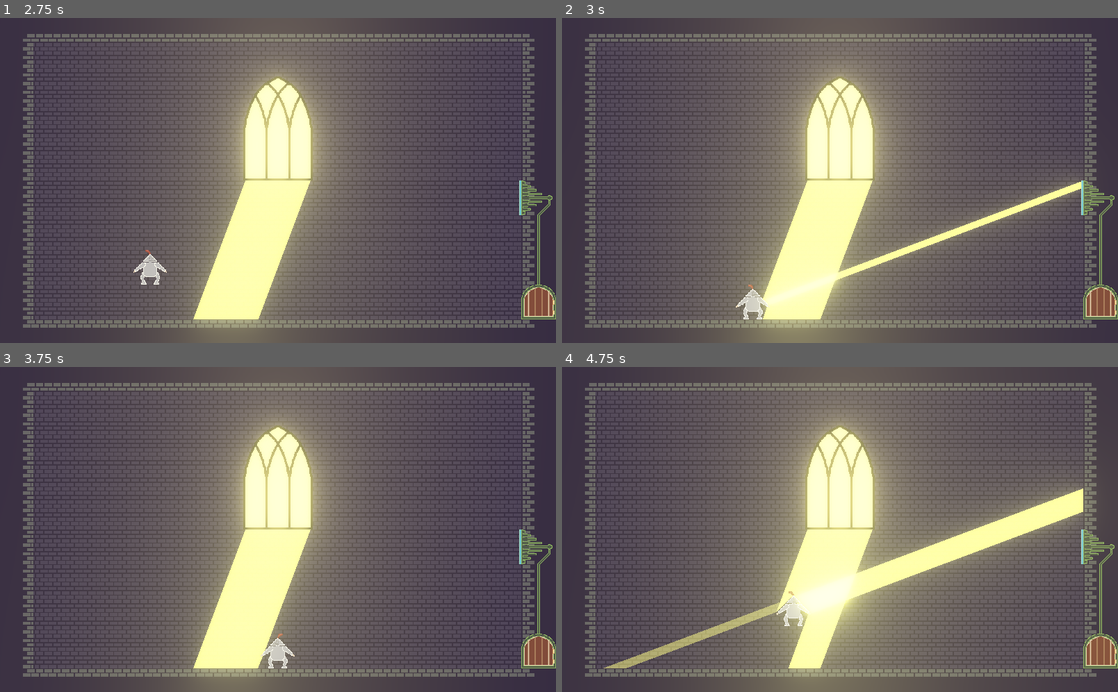
Above: before the commit, frames 1-4 (two rows, left to right).
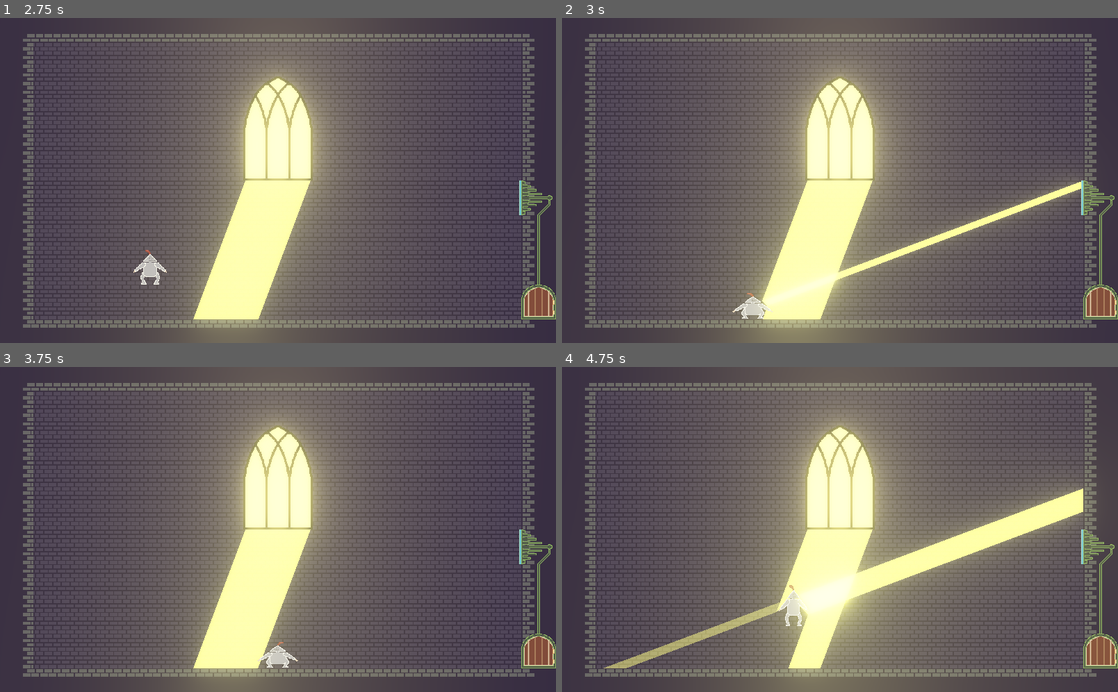
Above: after the commit, the same moments.

Repository: marc-jones/game-off-2022
Game: Godot game, scene res://nodes/scenes/SceneManager.tscn
Same seed, same stepped clock (60 frames per second), same inputs: the game is played once before the commit and once after it.
Inputs (mouse positions are in pixels of both pictures, inside the frame that each line leads up to):
- Up to frame 1 (2.75 s): click "Play" at 0.5 s; click "Play" at 1.25 s; move the mouse to (400, 164) at 2.02 s; hold Right (move_right) from 2.03 s (still down); tap Down (crouch) at 2.1 s; tap Space (jump) at 2.27, 2.3, 2.57 s
- Up to frame 2 (3 s): keep holding Right (move_right); move the mouse to (728, 196) at 2.77 s; tap Space (jump) at 2.85 s
- Up to frame 3 (3.75 s): tap Space (jump) at 3.02, 3.32 s; tap Down (crouch) at 3.05, 3.6 s; move the mouse to (333, 458) at 3.52 s; release Right (move_right) at 3.53 s; hold Left (move_left) from 3.53 s (still down)
- Up to frame 4 (4.75 s): tap Space (jump) at 3.8, 4.52 s; move the mouse to (812, 594) at 4.27 s; release Left (move_left) at 4.28 s; hold Right (move_right) from 4.28 s (still down); tap Down (crouch) at 4.35 s

Frame 1 is identical in both runs. In frame 2, 0.2% of the frame differs, in the area x 30-38%, y 82-93%; in frame 3, 0.2%, in the area x 46-54%, y 82-93%; in frame 4, 0.2%.

Commit message:
Knight animations

Diff:
--- a/nodes/Player.tscn
+++ b/nodes/Player.tscn
@@ -1,10 +1,195 @@
-[gd_scene load_steps=5 format=2]
+[gd_scene load_steps=9 format=2]
 
 [ext_resource path="res://scripts/Player.gd" type="Script" id=1]
 [ext_resource path="res://assets/knight/knight_body.png" type="Texture" id=2]
 [ext_resource path="res://scripts/PlayerMirror.gd" type="Script" id=3]
 [ext_resource path="res://assets/knight/knight_legs.png" type="Texture" id=4]
 
+[sub_resource type="Animation" id=4]
+resource_name = "Jump"
+length = 0.28
+step = 0.02
+tracks/0/type = "value"
+tracks/0/path = NodePath("BodySprite:scale")
+tracks/0/interp = 1
+tracks/0/loop_wrap = true
+tracks/0/imported = false
+tracks/0/enabled = true
+tracks/0/keys = {
+"times": PoolRealArray( 0, 0.1, 0.14, 0.18, 0.28 ),
+"transitions": PoolRealArray( 1, 1, 1, 1, 1 ),
+"update": 0,
+"values": [ Vector2( 1, 1 ), Vector2( 1.2, 0.8 ), Vector2( 1, 1 ), Vector2( 0.8, 1.2 ), Vector2( 1, 1 ) ]
+}
+tracks/1/type = "value"
+tracks/1/path = NodePath("BodySprite:position")
+tracks/1/interp = 1
+tracks/1/loop_wrap = true
+tracks/1/imported = false
+tracks/1/enabled = true
+tracks/1/keys = {
+"times": PoolRealArray( 0, 0.1, 0.14, 0.18, 0.28 ),
+"transitions": PoolRealArray( 1, 1, 1, 1, 1 ),
+"update": 0,
+"values": [ Vector2( 0, 0 ), Vector2( 0, 12 ), Vector2( 0, 0 ), Vector2( 0, -12 ), Vector2( 0, 0 ) ]
+}
+tracks/2/type = "value"
+tracks/2/path = NodePath("LegSprite:scale")
+tracks/2/interp = 1
+tracks/2/loop_wrap = true
+tracks/2/imported = false
+tracks/2/enabled = true
+tracks/2/keys = {
+"times": PoolRealArray( 0, 0.1, 0.14, 0.18, 0.28 ),
+"transitions": PoolRealArray( 1, 1, 1, 1, 1 ),
+"update": 0,
+"values": [ Vector2( 1, 1 ), Vector2( 1.2, 0.8 ), Vector2( 1, 1 ), Vector2( 0.8, 1.2 ), Vector2( 1, 1 ) ]
+}
+tracks/3/type = "value"
+tracks/3/path = NodePath("LegSprite:position")
+tracks/3/interp = 1
+tracks/3/loop_wrap = true
+tracks/3/imported = false
+tracks/3/enabled = true
+tracks/3/keys = {
+"times": PoolRealArray( 0, 0.1, 0.14, 0.18, 0.28 ),
+"transitions": PoolRealArray( 1, 1, 1, 1, 1 ),
+"update": 0,
+"values": [ Vector2( 0, 0 ), Vector2( 0, 6 ), Vector2( 0, 0 ), Vector2( 0, -6 ), Vector2( 0, 0 ) ]
+}
+
+[sub_resource type="Animation" id=5]
+resource_name = "Land"
+length = 0.2
+step = 0.02
+tracks/0/type = "value"
+tracks/0/path = NodePath("BodySprite:scale")
+tracks/0/interp = 1
+tracks/0/loop_wrap = true
+tracks/0/imported = false
+tracks/0/enabled = true
+tracks/0/keys = {
+"times": PoolRealArray( 0, 0.1, 0.2 ),
+"transitions": PoolRealArray( 1, 1, 1 ),
+"update": 0,
+"values": [ Vector2( 1, 1 ), Vector2( 1.2, 0.8 ), Vector2( 1, 1 ) ]
+}
+tracks/1/type = "value"
+tracks/1/path = NodePath("BodySprite:position")
+tracks/1/interp = 1
+tracks/1/loop_wrap = true
+tracks/1/imported = false
+tracks/1/enabled = true
+tracks/1/keys = {
+"times": PoolRealArray( 0, 0.1, 0.2 ),
+"transitions": PoolRealArray( 1, 1, 1 ),
+"update": 0,
+"values": [ Vector2( 0, 0 ), Vector2( 0, 12 ), Vector2( 0, 0 ) ]
+}
+tracks/2/type = "value"
+tracks/2/path = NodePath("LegSprite:scale")
+tracks/2/interp = 1
+tracks/2/loop_wrap = true
+tracks/2/imported = false
+tracks/2/enabled = true
+tracks/2/keys = {
+"times": PoolRealArray( 0, 0.1, 0.2 ),
+"transitions": PoolRealArray( 1, 1, 1 ),
+"update": 0,
+"values": [ Vector2( 1, 1 ), Vector2( 1.2, 0.8 ), Vector2( 1, 1 ) ]
+}
+tracks/3/type = "value"
+tracks/3/path = NodePath("LegSprite:position")
+tracks/3/interp = 1
+tracks/3/loop_wrap = true
+tracks/3/imported = false
+tracks/3/enabled = true
+tracks/3/keys = {
+"times": PoolRealArray( 0, 0.1, 0.2 ),
+"transitions": PoolRealArray( 1, 1, 1 ),
+"update": 0,
+"values": [ Vector2( 0, 0 ), Vector2( 0, 6 ), Vector2( 0, 0 ) ]
+}
+
+[sub_resource type="Animation" id=2]
+length = 0.001
+tracks/0/type = "value"
+tracks/0/path = NodePath("LegSprite:rotation_degrees")
+tracks/0/interp = 1
+tracks/0/loop_wrap = true
+tracks/0/imported = false
+tracks/0/enabled = true
+tracks/0/keys = {
+"times": PoolRealArray( 0 ),
+"transitions": PoolRealArray( 1 ),
+"update": 0,
+"values": [ 0.0 ]
+}
+tracks/1/type = "value"
+tracks/1/path = NodePath("BodySprite:scale")
+tracks/1/interp = 1
+tracks/1/loop_wrap = true
+tracks/1/imported = false
+tracks/1/enabled = true
+tracks/1/keys = {
+"times": PoolRealArray( 0 ),
+"transitions": PoolRealArray( 1 ),
+"update": 0,
+"values": [ Vector2( 1, 1 ) ]
+}
+tracks/2/type = "value"
+tracks/2/path = NodePath("BodySprite:position")
+tracks/2/interp = 1
+tracks/2/loop_wrap = true
+tracks/2/imported = false
+tracks/2/enabled = true
+tracks/2/keys = {
+"times": PoolRealArray( 0 ),
+"transitions": PoolRealArray( 1 ),
+"update": 0,
+"values": [ Vector2( 0, 0 ) ]
+}
+tracks/3/type = "value"
+tracks/3/path = NodePath("LegSprite:scale")
+tracks/3/interp = 1
+tracks/3/loop_wrap = true
+tracks/3/imported = false
+tracks/3/enabled = true
+tracks/3/keys = {
+"times": PoolRealArray( 0 ),
+"transitions": PoolRealArray( 1 ),
+"update": 0,
+"values": [ Vector2( 1, 1 ) ]
+}
+tracks/4/type = "value"
+tracks/4/path = NodePath("LegSprite:position")
+tracks/4/interp = 1
+tracks/4/loop_wrap = true
+tracks/4/imported = false
+tracks/4/enabled = true
+tracks/4/keys = {
+"times": PoolRealArray( 0 ),
+"transitions": PoolRealArray( 1 ),
+"update": 0,
+"values": [ Vector2( 0, 0 ) ]
+}
+
+[sub_resource type="Animation" id=3]
+resource_name = "Walk"
+length = 0.4
+tracks/0/type = "value"
+tracks/0/path = NodePath("LegSprite:rotation_degrees")
+tracks/0/interp = 1
+tracks/0/loop_wrap = true
+tracks/0/imported = false
+tracks/0/enabled = true
+tracks/0/keys = {
+"times": PoolRealArray( 0, 0.1, 0.2, 0.3, 0.4 ),
+"transitions": PoolRealArray( 1, 1, 1, 1, 1 ),
+"update": 0,
+"values": [ 0.0, 10.0, 0.0, -10.0, 0.0 ]
+}
+
 [node name="Player" type="KinematicBody2D" groups=["platform_blocker"]]
 script = ExtResource( 1 )
 
@@ -24,3 +209,9 @@
 
 [node name="CollisionPolygon2D" type="CollisionPolygon2D" parent="."]
 polygon = PoolVector2Array( 0, -24, -16, -8, -16, 32, 16, 32, 16, -8 )
+
+[node name="AnimationPlayer" type="AnimationPlayer" parent="."]
+anims/Jump = SubResource( 4 )
+anims/Land = SubResource( 5 )
+anims/RESET = SubResource( 2 )
+anims/Walk = SubResource( 3 )
--- a/scripts/Player.gd
+++ b/scripts/Player.gd
@@ -62,17 +62,29 @@
 		for body in get_collision_exceptions():
 			remove_collision_exception_with(body)
 		if is_on_floor() and (jumping or falling):
+			$AnimationPlayer.stop()
+			$LegSprite.rotation = 0
+			$AnimationPlayer.play("Land")
 			jumping = false
 			falling = false
 		if (is_on_floor() or (falling and cayote_timer < CAYOTE_TIME)) and Input.is_action_just_pressed("jump"):
 			velocity.y = -JUMP_SPEED
 			jumping = true
 			falling = false
+			$AnimationPlayer.stop()
+			$LegSprite.rotation = 0
+			$AnimationPlayer.play("Jump")
 		if not is_on_floor() and not jumping and not falling:
 			falling = true
 			cayote_timer = 0.0
 		if falling:
 			cayote_timer += delta
+	if abs(velocity.x) > 0:
+		if not $AnimationPlayer.is_playing() and not falling and not jumping:
+			$AnimationPlayer.play("Walk")
+	else:
+		if $AnimationPlayer.get_current_animation() == "Walk":
+			$AnimationPlayer.play("RESET")
 
 func update_sprite(current_velocity):
 	if current_velocity.x < 0:
@@ -89,6 +101,8 @@
 	$BodySprite.flip_h = true
 
 func crouch():
+	$AnimationPlayer.stop()
+	$LegSprite.rotation = 0
 	$BodySprite.position.y = CROUCH_AMOUNT
 	$Area2D.position.y = CROUCH_AMOUNT
 
